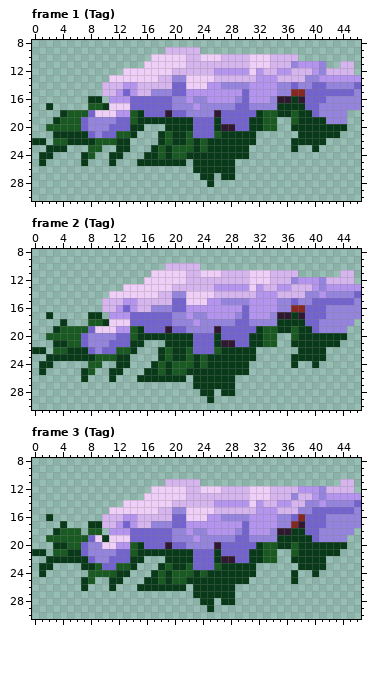
One commit to this pixel-art file: poi/branch/frames.ase. The first picture shows the starting point.
64x32 pixels, 5 frames. Shown: frame 1 (Tag): x 0..46, y 8..30; frame 2 (Tag): x 0..46, y 8..30; frame 3 (Tag): x 0..46, y 8..30. The old version is drawn lined up with the new one, on the new canvas. The commit also changed other frames, which this record leaves out.
Now the later version:
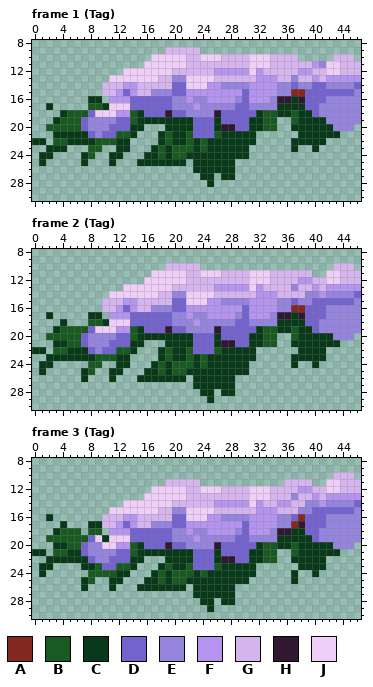
Palette (. is transparent): A #842921  B #185a21  C #083918  D #7363ce  E #9484de  F #b594ef  G #d6b5ef  H #311831  J #efcef7
Diff:
canvas 64x32 -> 47x32, the old top-left corner now at -6,0 (the part of the old canvas that was cut away was empty and is not shown)
Frame 1 (Tag):
Colour E is added in rows 18 to 19 at x 45 to 46; in row 20 at x 45.
Colour E replaces colour C in row 20 at x 43 to 44.
Colour E replaces colour G in row 13 at x 37.
Colour F replaces colour E in row 13 at x 40.
Colour F replaces colour G in row 12 at x 38 to 39.
Colour G is added in row 10 at x 43 to 45; in rows 11 to 12 at x 46.
Colour G replaces colour E in row 11 at x 37; in row 12 at x 41; in row 13 at x 39.
Colour G replaces colour F in row 11 at x 38 to 39; in row 12 at x 35 to 36 and 40; in row 13 at x 41.
Colour J is added in row 11 at x 42 to 43.
Colour J replaces colour G in row 12 at x 42 to 43.
Frame 2 (Tag):
Colour E is added in row 18 at x 46; in row 19 at x 45 to 46; in row 20 at x 45.
Colour E replaces colour C in row 20 at x 43 to 44.
Colour E replaces colour G in row 13 at x 37.
Colour G is added in row 10 at x 43 to 45; in row 11 at x 38 to 39 and 46; in row 12 at x 46.
Colour G replaces colour E in row 12 at x 37 and 41; in row 13 at x 41.
Colour G replaces colour F in row 12 at x 40; in row 13 at x 35 to 36.
Colour J is added in row 11 at x 42 to 43.
Colour J replaces colour G in row 12 at x 42 to 43.
Frame 3 (Tag):
Colour E is added in row 18 at x 46; in row 19 at x 45 to 46; in row 20 at x 45.
Colour E replaces colour C in row 20 at x 43 to 44.
Colour G is added in row 10 at x 43 to 45; in row 11 at x 36 to 39 and 46; in row 12 at x 46.
Colour G replaces colour E in rows 12 to 13 at x 41.
Colour G replaces colour F in row 12 at x 40.
Colour J is added in row 11 at x 42 to 43.
Colour J replaces colour G in row 12 at x 42 to 43.
Changed places in both pictures, as pixel boxes (x1, y1, x2, y2):
changed: (277, 54, 361, 82)
changed: (333, 110, 361, 131)
changed: (277, 263, 361, 291)
changed: (333, 319, 361, 340)
changed: (284, 472, 361, 500)
changed: (333, 528, 361, 549)
